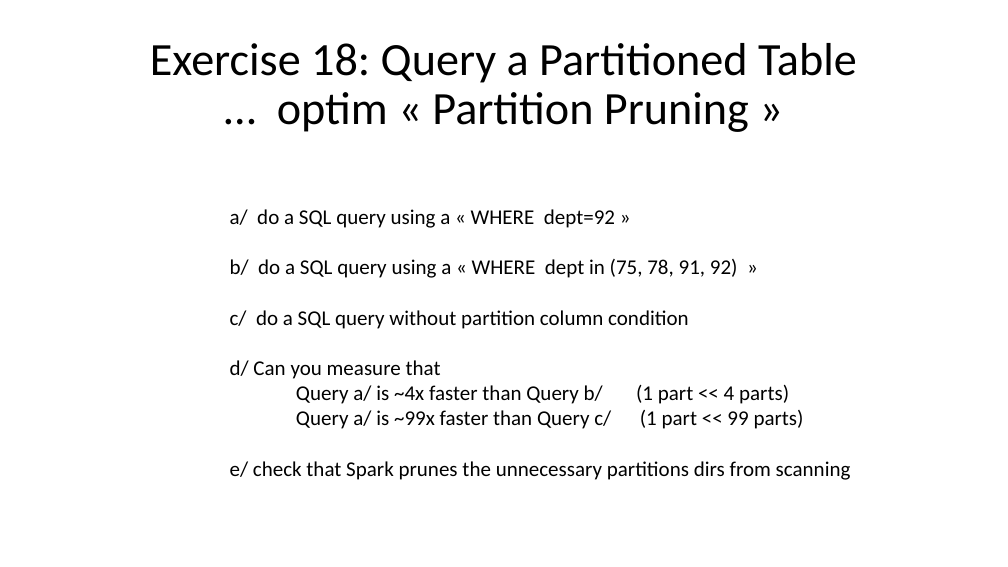
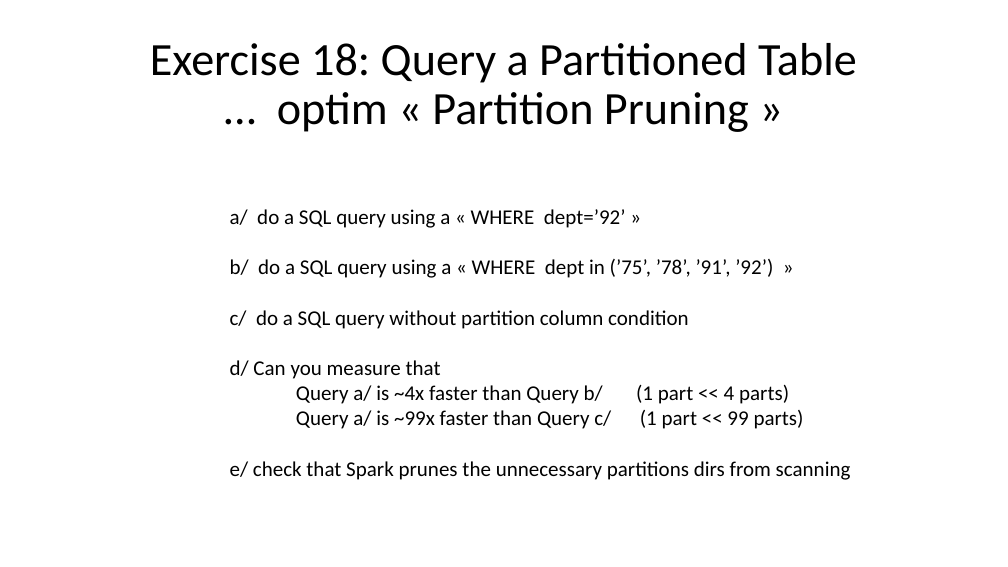
Before and after one commit to Arnaud-Nauwynck/presentations, a slide deck: slide 73 of pres-bigdata/Hands-On/TD3-sql-metastore.pptx (slide 72 before the commit). Drawn at 1008x567 pixels with LibreOffice and Linux fonts; fonts in the diff are those of the drawing. Boxes give left, top, right and bottom in pixels: in the first picture for what was removed or moved away, otherwise in the second. Text is boxed around its words. In the diff, an @@ line names an element or a change of style, - is before the commit and + after.

```diff
--- a/pres-bigdata/Hands-On/TD3-sql-metastore.pptx
+++ b/pres-bigdata/Hands-On/TD3-sql-metastore.pptx
@@ text at [230,209,773,278]: text changed @@
-a/ do a SQL query using a « WHERE dept=92 »
-b/ do a SQL query using a « WHERE dept in (75, 78, 91, 92) »
+a/ do a SQL query using a « WHERE dept=’92’ »
+b/ do a SQL query using a « WHERE dept in (’75’, ’78’, ’91’, ’92’) »
```
Also in this commit, not shown: 7 other slides changed, 5 slides added, 26 other files.
